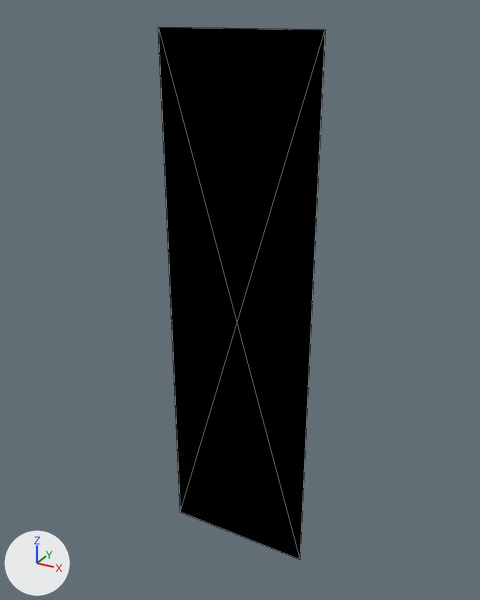
The glTF model environment_models/assets/SM_Wall.glb, before and after one commit.
Before and after are seen from a camera (50 mm lens) standing at (32.7, -46.2, 49.4) and looking at (7.2, 0.1, 26.3). Arrows for +X, +Y and +Z are at lower left; the lights stay in place. Mesh edges are drawn as thin lines. Where no turn or scale is listed for an object, it has been applied to the vertices. Vertices at the same position are counted once.

In view in the first picture: 'SM_Wall'.
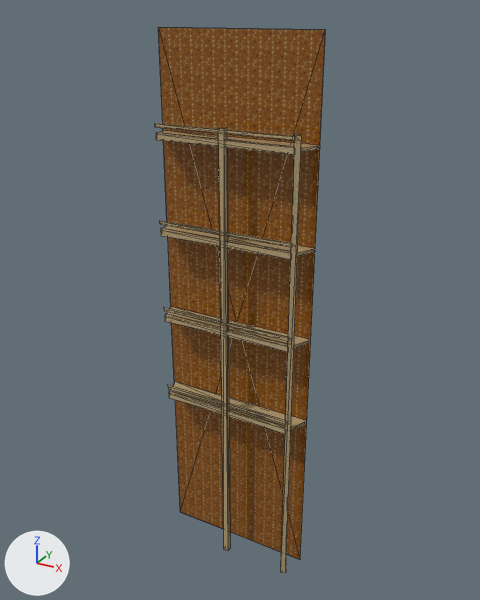
Location of each change, [x1, y1, x2, y2] in pixels of the pictures (480 x 600 px):
'SM_Wall', reshaped: before [158, 27, 326, 560]; after [154, 27, 326, 573]
part 1 of me_sm_wall, added (brown): after [218, 128, 231, 551]
part 2 of me_sm_wall, added (brown): after [154, 123, 320, 573]
part 3 of me_sm_wall, recoloured (black to brown): [158, 27, 326, 560] in both

The change, as a diff of the scene's bpy script:
```diff
--- a/environment_models/assets/SM_Wall.glb.py
+++ b/environment_models/assets/SM_Wall.glb.py
@@ img_m_tilewallbasecolortexture_png @@
+img_m_tilewallbasecolortexture_png = load_image('M_TileWallbasecolortexture.png', '_unpacked/M_TileWallbasecolortexture.png', 32, 32, 'sRGB')
@@ img_m_woodbasecolortexture_png @@
+img_m_woodbasecolortexture_png = load_image('M_Woodbasecolortexture.png', '_unpacked/M_Woodbasecolortexture.png', 32, 32, 'sRGB')
@@ mat_m_tilewall @@
+mat_m_tilewall = bpy.data.materials.new('M_TileWall')
+# uses the picture img_m_tilewallbasecolortexture_png
@@ mat_m_wood @@
+mat_m_wood = bpy.data.materials.new('M_Wood')
+# uses the picture img_m_woodbasecolortexture_png
@@ me_sm_wall @@
 # used by ob_sm_wall; location = (0.0, 1.0, 0.0)
-me_sm_wall.from_pydata(...)  # 8 vertices, 12 faces; spans x 0.0..14.0, y -1.0..-0.9, z 0.0..48.0
+me_sm_wall.from_pydata(...)  # 120 vertices, 180 faces; spans x 0.0..14.0, y -3.4..-0.9, z 0.0..48.0
+# me_sm_wall part 1: a new loose piece, a box spanning x 6.75..7.25, y -3.38..-2.87, z 0.0..41.13, in mat_m_wood
+# me_sm_wall part 2
+# 88 vertices are added at x 0.0..14.0, y -3.3..-1.0, z 0.0..41.1
+# 10 new vertices lie (0.0, 0.0, 0.5) away from vertices in x 0.6..13.3, y -3.2..-2.7, z 15.8..39.8
+# 6 new vertices lie (0.3, 0.5, 0.0) away from vertices in x 13.0, y -3.2, z 15.8..40.2
+# 156 new faces join them, mat_m_wood
+# me_sm_wall part 3: 12 faces spanning x 0.0..14.0, y -1.0..-0.9, z 0.0..48.0 switch from mat_fallback_material (black #000000) to mat_m_tilewall
+me_sm_wall.materials.append(mat_m_wood)
```
